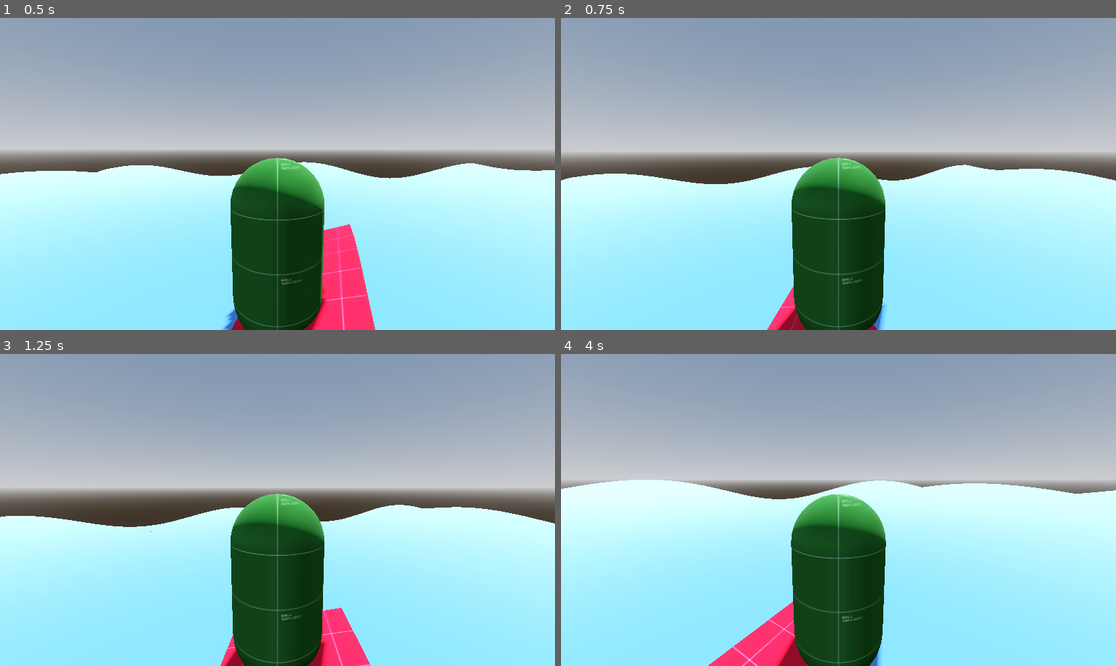
Above: before the commit, frames 1-4 (two rows, left to right).
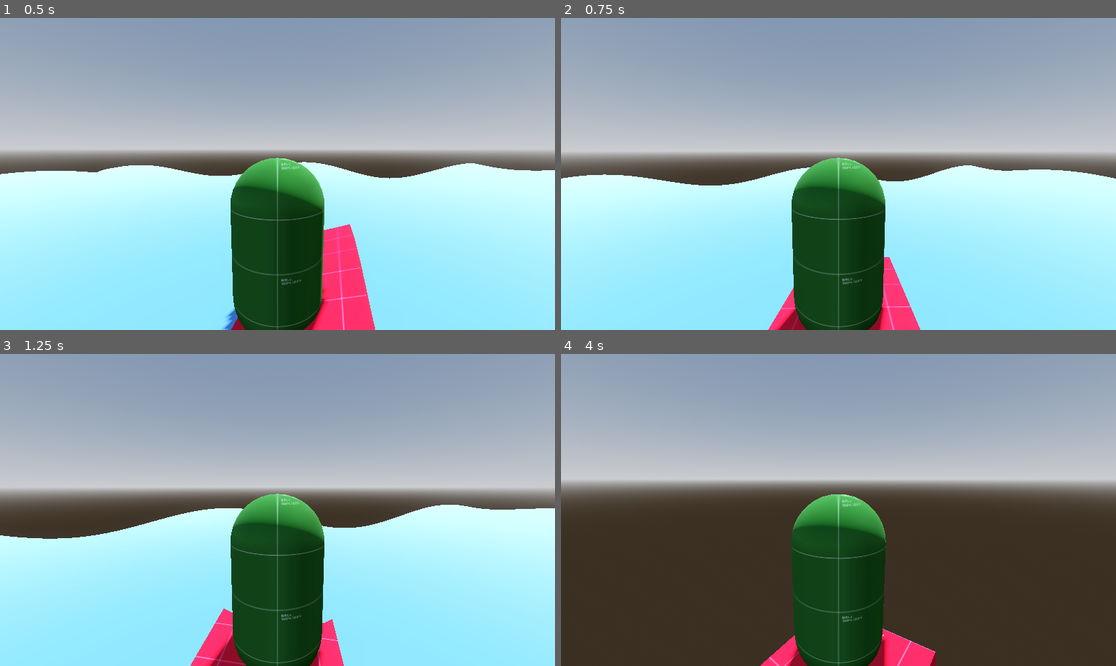
Above: after the commit, the same moments.

Repository: Zainap16/GigaChad
Game: Godot game, scene res://Scenes/main_game_scene.tscn
The game is run twice, just before and just after one commit, with the same random seed, the same clock (stepped at 60 frames per second) and the same inputs.
Inputs (mouse positions are in pixels of both pictures, inside the frame that each line leads up to):
- Up to frame 1 (0.5 s): no input
- Up to frame 2 (0.75 s): move the mouse to (866, 174) at 0.52 s; hold W (forward) from 0.53 s (still down)
- Up to frame 3 (1.25 s): keep holding W (forward)
- Up to frame 4 (4 s): keep holding W (forward); move the mouse to (810, 510) at 1.27 s; move the mouse to (849, 503) at 2.02 s; move the mouse to (832, 516) at 2.77 s; move the mouse to (877, 513) at 3.52 s

Frame 1 is identical in both runs. In frame 2, 1.3% of the frame differs, in the area x 0-100%, y 46-100%; in frame 3, 4.0%; in frame 4, 49%, in the area x 0-100%, y 40-100%.

Commit message:
added steering and speed limit, next is ramp and overspeed/sinking

Diff:
--- a/Scenes/main_game_scene.tscn
+++ b/Scenes/main_game_scene.tscn
@@ -67,6 +67,8 @@
 collision_layer = 4
 can_sleep = false
 player = NodePath("../Player")
+steering_torque = 2.0
+brake_force = 20.0
 
 [node name="PlayerAnchor" type="Marker3D" parent="Surfboard" unique_id=231458562]
 transform = Transform3D(1, 0, 0, 0, 1, 0, 0, 0, 1, 0, 0.8, 0)
--- a/Scenes/surfboard.tscn
+++ b/Scenes/surfboard.tscn
@@ -32,6 +32,10 @@
 [node name="FrontProbe" type="Marker3D" parent="BuoyancyPoints" unique_id=1357264908]
 transform = Transform3D(1, 0, 0, 0, 1, 0, 0, 0, 1, 0, 0, -1.7323159)
 
+[node name="CSGBox3D" type="CSGBox3D" parent="BuoyancyPoints/FrontProbe" unique_id=325506988]
+transform = Transform3D(1, 0, 0, 0, 1, 0, 0, 0, 1, 0, 0.30710924, 0)
+size = Vector3(0.3, 0.3, 0.3)
+
 [node name="BackProbe" type="Marker3D" parent="BuoyancyPoints" unique_id=1918912526]
 transform = Transform3D(1, 0, 0, 0, 1, 0, 0, 0, 1, 0, 0, 1.65873)
 
@@ -40,3 +44,6 @@
 
 [node name="RightProbe" type="Marker3D" parent="BuoyancyPoints" unique_id=157626973]
 transform = Transform3D(1, 0, 0, 0, 1, 0, 0, 0, 1, 0.48396426, 0, 0)
+
+[node name="CameraAnchor" type="Marker3D" parent="." unique_id=2086132272]
+transform = Transform3D(1, 0, 0, 0, 0.99991864, 0.01275801, 0, -0.01275801, 0.99991864, 0, 3.1111975, -4.298542)
--- a/Scripts/player.gd
+++ b/Scripts/player.gd
@@ -23,6 +23,8 @@
 @export var surf_side_limit := 0.7
 @export var surf_move_speed := 2.0
 
+@export_category("Speed")
+@export var max_speed := 15.0
 
 func _ready() -> void:
 	Input.mouse_mode = Input.MOUSE_MODE_CAPTURED
@@ -54,7 +56,9 @@
 
 		move_and_slide()
 		limit_player_position()
+		#update_camera_direction()
 		return
+
 
 ##How fast is the board moving underneath me
 func get_board_velocity_at_player() -> Vector3:
@@ -138,3 +142,15 @@
 	)
 
 	global_position = surfboard.to_global(local_position)
+
+
+func update_camera_direction() -> void:
+
+	var board_basis := surfboard.global_transform.basis
+
+	var board_yaw := atan2(
+		-board_basis.z.x,
+		-board_basis.z.z
+	)
+
+	camera_mount.global_rotation.y = board_yaw
--- a/Scripts/surfboard.gd
+++ b/Scripts/surfboard.gd
@@ -25,6 +25,14 @@
 @export var player_weight: float  = 3.0
 @export var weight_shift_strength := 1.0
 
+@export_category("Steering")
+@export var steering_torque := 10.0
+@export var acceleration_force := 25.0
+@export var brake_force := 40.0
+
+
+@export_category("Speed")
+@export var max_speed := 15.0
 func _physics_process(_delta: float) -> void:
 
 
@@ -38,6 +46,9 @@
 	apply_water_drag()
 	apply_wave_force()
 	apply_player_weight_shift()
+	apply_player_acceleration()
+	apply_player_steering()
+	limit_speed()
 	#print(
 		#"Y: ", global_position.y,
 		#" | Vel: ", linear_velocity.y,
@@ -229,3 +240,76 @@
 	)
 
 	apply_torque(torque)
+
+##Steering function A/D
+func apply_player_steering() -> void:
+
+	if not player.can_move:
+		return
+
+	var input := Input.get_axis("right", "left")
+
+	if input == 0.0:
+		return
+
+	var up := global_transform.basis.y
+
+	apply_torque(
+		up * input * steering_torque
+	)
+
+##Moves surfboard and breaking
+func apply_player_acceleration() -> void:
+
+	if not player.can_move:
+		return
+	var input := Input.get_axis("backward", "forward")
+
+	var forward := -global_transform.basis.z
+
+	if input > 0.0:
+		# W - accelerate
+		apply_central_force(
+			forward * input * acceleration_force
+		)
+
+	elif input < 0.0:
+		# S - brake
+		var forward_speed := linear_velocity.dot(forward)
+
+		if forward_speed > 0.0:
+			apply_central_force(
+				-forward * brake_force
+			)
+
+#accelerate backwards
+	#var input := Input.get_axis("backward", "forward")
+#
+	#if input == 0.0:
+		#return
+#
+	#var forward := -global_transform.basis.z
+#
+	#apply_central_force(
+		#forward * input * acceleration_force
+	#)
+
+
+
+func limit_speed() -> void:
+
+	var horizontal_velocity := Vector3(
+		linear_velocity.x,
+		0.0,
+		linear_velocity.z
+	)
+
+	var speed := horizontal_velocity.length()
+
+	if speed <= max_speed:
+		return
+
+	horizontal_velocity = horizontal_velocity.normalized() * max_speed
+
+	linear_velocity.x = horizontal_velocity.x
+	linear_velocity.z = horizontal_velocity.z
